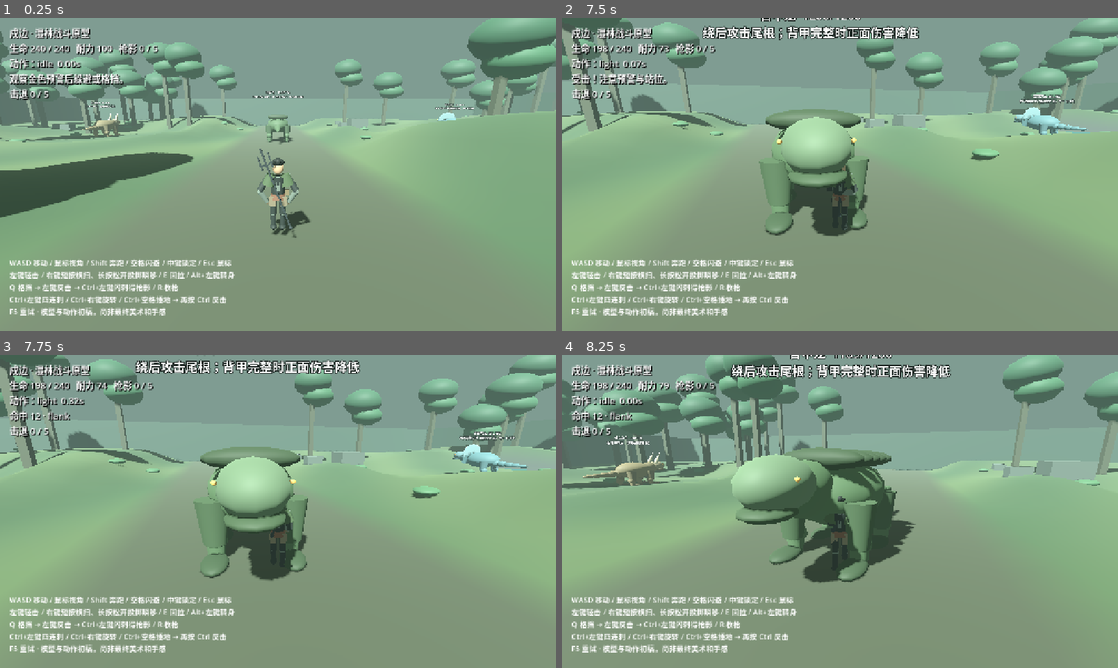
Above: before the commit, frames 1-4 (two rows, left to right).
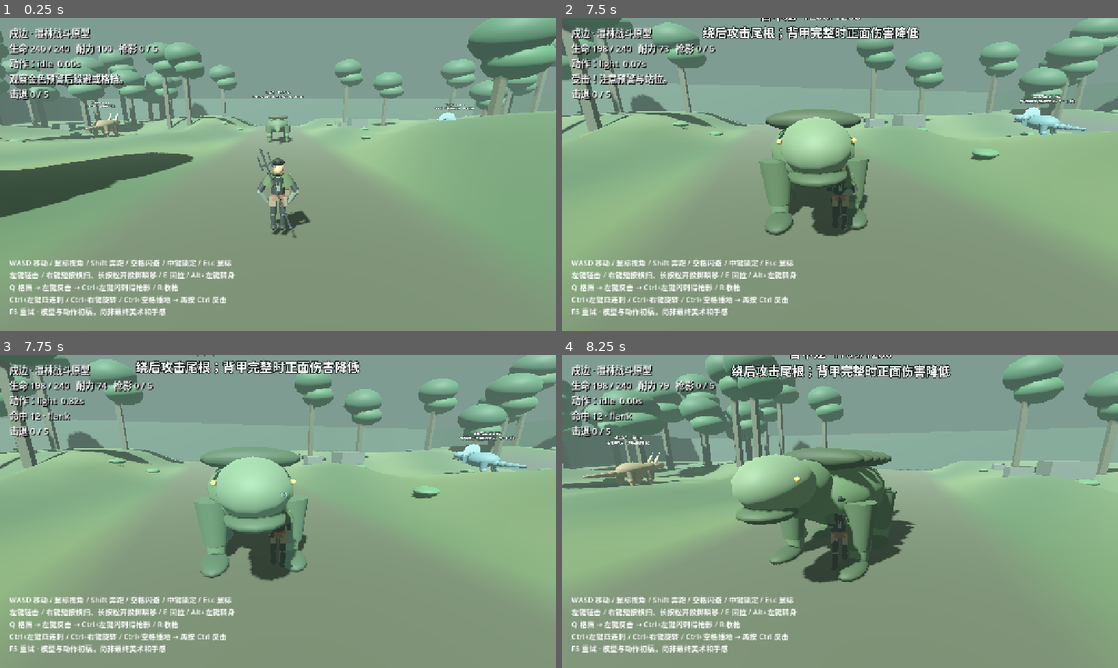
Above: after the commit, the same moments.

Repository: Rain-ziyu/huntbound
Game: Godot game, scene res://scenes/main/main.tscn
Same seed, same stepped clock (60 frames per second), same inputs: the game is played once before the commit and once after it.
Inputs (mouse positions are in pixels of both pictures, inside the frame that each line leads up to):
- Up to frame 1 (0.25 s): no input
- Up to frame 2 (7.5 s): tap Enter at 0.5 s; move the mouse to (834, 180) at 0.52 s; hold Shift (sprint) 0.53-1.28 s; hold W (move_forward) 0.53-2.78 s; click (834, 180) at 0.67 s; tap Space at 0.77, 1.52, 3.02, 3.77, 4.52, 6.02, 6.77 s; move the mouse to (878, 177) at 1.27 s; tap Q at 1.35, 5.1 s; move the mouse to (795, 171) at 2.02 s; tap E at 2.1, 5.85 s; move the mouse to (845, 174) at 2.77 s; hold A (move_left) 2.78-3.53 s; tap R at 2.85, 6.6 s; click (845, 174) at 2.92 s; move the mouse to (817, 168) at 3.52 s; hold W (move_forward) 3.53-5.78 s; tap Ctrl at 3.6, 7.35 s; move the mouse to (867, 174) at 4.27 s; tap Shift (sprint) at 4.35 s; move the mouse to (812, 174) at 5.02 s; click (812, 174) at 5.17 s; move the mouse to (851, 168) at 5.77 s; hold D (move_right) 5.78-6.53 s; move the mouse to (834, 180) at 6.52 s; hold W (move_forward) from 6.53 s (still down); move the mouse to (878, 177) at 7.27 s; click (878, 177) at 7.42 s
- Up to frame 3 (7.75 s): keep holding W (move_forward); tap Space at 7.52 s
- Up to frame 4 (8.25 s): keep holding W (move_forward); move the mouse to (795, 508) at 8.02 s; hold Shift (sprint) from 8.03 s (still down)

Frames 1-2 are identical in both runs. In frame 3, 0.9% of the frame differs, in the area x 2-98%, y 0-71%; in frame 4, nothing differs.

Commit message:
feat: add contact flashes damage numbers and impact feedback

Diff:
--- /dev/null
+++ b/scripts/hit_feedback.gd
@@ -0,0 +1,74 @@
+extends Node3D
+## Presentation only: never advances, pauses or changes combat/physics state.
+const Visuals = preload("res://scripts/visuals.gd")
+static var normal_sound: AudioStreamWAV
+static var weak_sound: AudioStreamWAV
+var damage := 0.0
+var weak := false
+var age := 0.0
+var lifetime := 0.55
+var rays: Array[MeshInstance3D] = []
+var flash_material: StandardMaterial3D
+var number: Label3D
+
+func _ready() -> void:
+	add_to_group("hit_feedback")
+	var color := Color("f4cd77") if weak else Color("a6e8de")
+	flash_material = Visuals.mat(color,true)
+	flash_material.shading_mode = BaseMaterial3D.SHADING_MODE_UNSHADED
+	flash_material.transparency = BaseMaterial3D.TRANSPARENCY_ALPHA
+	for index in 6:
+		var ray := Visuals.piece(self,Vector3.ZERO,Vector3(0.035,0.12,0.035),color)
+		ray.material_override = flash_material
+		ray.rotation.z = index*PI/3
+		rays.append(ray)
+	number = Label3D.new()
+	number.text = ("弱点 " if weak else "")+str(roundi(damage))
+	number.font_size = 52 if weak else 42
+	number.pixel_size = 0.005
+	number.modulate = color
+	number.billboard = BaseMaterial3D.BILLBOARD_ENABLED
+	number.no_depth_test = true
+	number.outline_size = 8
+	add_child(number)
+	var sound := AudioStreamPlayer3D.new()
+	if normal_sound==null: normal_sound = synthesize(false)
+	if weak_sound==null: weak_sound = synthesize(true)
+	sound.stream = weak_sound if weak else normal_sound
+	sound.volume_db = -13 if weak else -16
+	sound.max_distance = 24
+	add_child(sound)
+	if DisplayServer.get_name()!="headless": sound.play()
+	advance_visual(0)
+
+static func synthesize(is_weak: bool) -> AudioStreamWAV:
+	var stream := AudioStreamWAV.new()
+	stream.format = AudioStreamWAV.FORMAT_16_BITS
+	stream.mix_rate = 22050
+	var samples := PackedByteArray()
+	var duration := 0.14 if is_weak else 0.10
+	var frames := int(duration*stream.mix_rate)
+	samples.resize(frames*2)
+	for frame in frames:
+		var t := float(frame)/stream.mix_rate
+		var envelope := minf(t/0.002,1.0)*exp(-t*42)*(1-t/duration)
+		var tone := sin(TAU*(950 if is_weak else 180)*t)+0.35*sin(TAU*2317*t)*sin(TAU*317*t)
+		samples.encode_s16(frame*2,int(clampf(tone*envelope*0.50,-1,1)*32767))
+	stream.data = samples
+	return stream
+
+func _process(delta: float) -> void: advance_visual(delta)
+
+func advance_visual(delta: float) -> void:
+	age += delta
+	if age>=lifetime:
+		queue_free()
+		return
+	var alpha := maxf(0,1-age/0.18)
+	flash_material.albedo_color.a = alpha
+	for index in rays.size():
+		var angle := index*TAU/6
+		rays[index].position = Vector3(sin(angle),cos(angle),0)*(0.04+age*1.2)
+		rays[index].visible = alpha>0
+	number.position.y = 0.16+age*0.8
+	number.modulate.a = clampf((lifetime-age)/0.20,0,1)
--- a/scripts/monster.gd
+++ b/scripts/monster.gd
@@ -21,6 +21,9 @@
 var attack_done := false
 var disrupted := 0.0
 var exposed := 0.0
+var impact_time := 0.0
+var impact_material: StandardMaterial3D
+var impact_meshes: Array[MeshInstance3D] = []
 
 func _ready() -> void:
 	collision_mask = 3
@@ -33,6 +36,10 @@
 	collider.position.y = shape.height/2
 	add_child(collider)
 	mesh = CreatureModel.create(self,data)
+	impact_material = Visuals.mat(Color.WHITE,true)
+	impact_material.shading_mode = BaseMaterial3D.SHADING_MODE_UNSHADED
+	impact_material.transparency = BaseMaterial3D.TRANSPARENCY_ALPHA
+	for part in mesh.find_children("*","MeshInstance3D",true,false): impact_meshes.append(part)
 	var s: float = data.size
 	var marker_pos := Vector3(0,s*0.58,s*0.48)
 	if data.id=="stormcrest": marker_pos = Vector3(0,s*1.12,s*0.15)
@@ -49,6 +56,19 @@
 	label.billboard = BaseMaterial3D.BILLBOARD_ENABLED
 	add_child(label)
 	add_to_group("monsters")
+
+func show_impact(weak: bool) -> void:
+	impact_time = 0.12
+	impact_material.albedo_color = Color(1.0,0.77,0.30,0.32) if weak else Color(0.58,0.95,0.88,0.24)
+	impact_material.emission = impact_material.albedo_color
+	for part in impact_meshes: part.material_overlay = impact_material
+
+func _process(delta: float) -> void:
+	if impact_time<=0: return
+	impact_time = maxf(0,impact_time-delta)
+	impact_material.albedo_color.a = minf(impact_material.albedo_color.a,impact_time*2.7)
+	if impact_time==0:
+		for part in impact_meshes: part.material_overlay = null
 
 func _physics_process(delta: float) -> void:
 	if health <= 0:
@@ -183,6 +203,7 @@
 			var plate := mesh.get_node_or_null("ArmorPlate"+str(i)) as MeshInstance3D
 			if plate: plate.visible = false
 	health = maxf(0,health-amount*factor)
+	show_impact(weak)
 	if weak and data.id == "mistfrill" and phase == "windup": stagger = 1.8
 	if weak and data.id == "stormcrest" and phase == "windup":
 		disrupted += amount
--- a/scripts/player.gd
+++ b/scripts/player.gd
@@ -4,6 +4,7 @@
 const Projectile = preload("res://scripts/trident_projectile.gd")
 const HunterModel = preload("res://scripts/hunter_model.gd")
 const Parts = preload("res://scripts/monster_parts.gd")
+const HitFeedback = preload("res://scripts/hit_feedback.gd")
 var combat = Combat.new()
 var rig: Dictionary
 var mount: Node3D
@@ -19,6 +20,9 @@
 var pose_from := Transform3D.IDENTITY
 var pose_blend := 1.0
 var strike_windows: Array[Dictionary] = []
+var camera: Camera3D
+var shake_time := 0.0
+var shake_strength := 0.0
 
 func _ready() -> void:
 	var keys := {"move_forward":KEY_W,"move_back":KEY_S,"move_left":KEY_A,"move_right":KEY_D,"sprint":KEY_SHIFT}
@@ -45,7 +49,7 @@
 	arm.collision_mask = 3
 	arm.add_excluded_object(get_rid())
 	mount.add_child(arm)
-	var camera := Camera3D.new()
+	camera = Camera3D.new()
 	camera.fov = 68
 	camera.current = true
 	arm.add_child(camera)
@@ -184,6 +188,28 @@
 	var result: String = combat.receive_damage(amount,blockable,direction.dot(-rig.root.global_basis.z)>0.15,interrupt)
 	message = {"counter":"反击成功！旋转踢击，不消耗枪影。","guarded":"格挡成功：左键反击，再 Ctrl+左键闪刺。","immune":"免伤","armored":"霸体承伤：动作继续","hurt":"受击！注意预警与站位。"}.get(result,result)
 	if result=="ongoing": message = "毒雾持续伤害：离开绿色区域！"
+	if result in ["hurt","armored"]: trigger_camera_impact(0.04)
+	elif result in ["guarded","counter"]: trigger_camera_impact(0.02)
+
+func trigger_camera_impact(strength: float) -> void:
+	shake_time = 0.16
+	shake_strength = maxf(shake_strength,strength)
+
+func _process(delta: float) -> void:
+	shake_time = maxf(0,shake_time-delta)
+	var envelope := shake_time/0.16
+	camera.h_offset = sin(shake_time*170)*shake_strength*envelope
+	camera.v_offset = cos(shake_time*145)*shake_strength*envelope*0.65
+	if shake_time==0: shake_strength = 0
+
+func show_hit_feedback(point: Vector3, result: Dictionary) -> void:
+	if not result.get("hit",false): return
+	var effect := HitFeedback.new()
+	effect.damage = result.damage
+	effect.weak = result.weak
+	get_parent().add_child(effect)
+	effect.global_position = point
+	trigger_camera_impact(0.028 if result.weak else 0.014)
 
 func on_strike(_beat: int) -> void:
 	var action: String = combat.action
@@ -238,6 +264,7 @@
 			var result: Dictionary = m.receive_strike(combat.damage(),global_position,window.action,contact.part)
 			if result.hit:
 				combat.confirm_hit()
+				show_hit_feedback(contact.point,result)
 				message = ("弱点！ " if result.weak else "命中 ")+str(roundi(result.damage))+" · "+str(result.part)
 		window.previous = points
 
--- a/scripts/trident_projectile.gd
+++ b/scripts/trident_projectile.gd
@@ -25,7 +25,8 @@
 		global_position = hit.position
 		if hit.collider.has_method("receive_strike"):
 			var part: String = preload("res://scripts/monster_parts.gd").at_point(hit.collider,hit.position)
-			hit.collider.receive_strike(amount,shooter.global_position,"throw",part)
+			var result: Dictionary = hit.collider.receive_strike(amount,shooter.global_position,"throw",part)
+			shooter.show_hit_feedback(hit.position,result)
 		finish()
 		return
 	global_position = end
--- /dev/null
+++ b/tests/test_hit_feedback.gd
@@ -0,0 +1,73 @@
+extends SceneTree
+const Feedback = preload("res://scripts/hit_feedback.gd")
+var checks := 0
+var failures := 0
+func check(ok: bool, label: String) -> void:
+	checks += 1
+	if not ok:
+		failures += 1
+		printerr("FAIL: ",label)
+func _initialize() -> void: call_deferred("run")
+func run() -> void:
+	var world = load("res://scenes/main/main.tscn").instantiate()
+	root.add_child(world)
+	await physics_frame
+	await physics_frame
+	var p = world.hunter
+	p.set_physics_process(false)
+	p.set_process(false)
+	var monsters := get_nodes_in_group("monsters")
+	for creature in monsters:
+		creature.set_physics_process(false)
+		creature.set_process(false)
+	var m = monsters[0]
+	p.global_position = Vector3.ZERO
+	p.rig.root.rotation.y = 0
+	m.global_position = Vector3(0,0,-2)
+	m.rotation.y = PI/2
+	p.combat.set_action("light")
+	p.combat.elapsed = 0.25
+	p.animate(0,0)
+	p.on_strike(0)
+	p.update_weapon_contacts()
+	var effects := get_nodes_in_group("hit_feedback")
+	check(effects.size()==1,"actual contact spawns exactly one feedback effect")
+	if effects.is_empty(): quit(1); return
+	var effect = effects[0]
+	effect.set_process(false)
+	check(not effect.weak and effect.number.text==str(roundi(effect.damage)),"ordinary contact has ordinary damage number")
+	check(m.impact_meshes[0].material_overlay!=null,"contact highlights monster without replacing base material")
+	var elapsed: float = p.combat.elapsed
+	var hp: float = p.combat.health
+	var monster_hp: float = m.health
+	var phase: String = m.phase
+	effect.advance_visual(0.1)
+	p._process(0.08)
+	m._process(0.08)
+	check(p.combat.elapsed==elapsed and p.combat.health==hp and m.health==monster_hp and m.phase==phase,"visual advancement does not alter combat clock health or phase")
+	check(absf(p.camera.h_offset)<=0.04 and absf(p.camera.v_offset)<=0.04,"camera impact stays within small optical offset")
+	p._process(0.3)
+	check(is_zero_approx(p.camera.h_offset) and is_zero_approx(p.camera.v_offset),"camera returns to neutral")
+	m._process(0.3)
+	check(m.impact_meshes[0].material_overlay==null,"monster flash overlay clears")
+	p.update_weapon_contacts()
+	check(get_nodes_in_group("hit_feedback").size()==1,"same beat does not repeat feedback")
+	effect.advance_visual(0.6)
+	await process_frame
+	check(not is_instance_valid(effect),"short-lived effect cleans up after expiry")
+	m.stagger = 0
+	m.receive_strike(10,p.global_position,"fourfold","body")
+	check(m.stagger==0,"feedback does not give fourfold mechanical stagger")
+	var weak: Dictionary = m.receive_strike(10,p.global_position,"light","tail")
+	p.show_hit_feedback(Vector3(0,2,-2),weak)
+	var gold = get_nodes_in_group("hit_feedback")[0]
+	check(gold.weak and gold.number.text.begins_with("弱点"),"weak point contact is explicitly identified")
+	check(gold.global_position==Vector3(0,2,-2),"feedback is placed at contact")
+	var normal_audio := Feedback.synthesize(false)
+	var weak_audio := Feedback.synthesize(true)
+	check(normal_audio.data.size()>4000 and weak_audio.data.size()>normal_audio.data.size(),"two nonempty PCM sounds are generated")
+	check(normal_audio.data.decode_s16(0)==0 and abs(normal_audio.data.decode_s16(normal_audio.data.size()-2))<4,"sound envelope starts and ends quietly")
+	print("HIT_FEEDBACK_CHECKS: ",checks," FAILURES: ",failures)
+	world.queue_free()
+	await process_frame
+	quit(1 if failures else 0)
--- a/tests/test_projectile.gd
+++ b/tests/test_projectile.gd
@@ -32,6 +32,7 @@
 		if shot.finished: break
 		shot._physics_process(0.025)
 	check(shot.finished and m.health<hp,"flight ray collides and damages creature")
+	check(get_nodes_in_group("hit_feedback").size()==1,"projectile contact produces one feedback effect")
 	if p.global_position.z >= -10: print("LANDING_DIAGNOSTIC: ",p.message," at ",p.global_position)
 	check(p.global_position.z < -10 and p.global_position.z > -16,"arrival stops before monster capsule")
 	await process_frame
--- /dev/null
+++ b/tools/capture_hit_feedback.gd
@@ -0,0 +1,49 @@
+extends SceneTree
+func _initialize() -> void: call_deferred("run")
+func run() -> void:
+	var world = load("res://scenes/main/main.tscn").instantiate()
+	root.add_child(world)
+	await physics_frame
+	await physics_frame
+	var p = world.hunter
+	p.set_physics_process(false)
+	p.set_process(false)
+	for m in get_nodes_in_group("monsters"): m.set_physics_process(false)
+	for child in world.get_children():
+		if child is CanvasLayer: child.hide()
+	var monster = get_nodes_in_group("monsters")[0]
+	p.global_position = Vector3(0,0.05,8)
+	p.rig.root.rotation.y = 0
+	monster.global_position = Vector3(0,0.05,6)
+	monster.rotation.y = PI/2
+	monster.label.hide()
+	var camera := Camera3D.new()
+	world.add_child(camera)
+	camera.position = Vector3(7,4,11)
+	camera.look_at(Vector3(0,1.4,6.8))
+	camera.fov = 43
+	camera.current = true
+	p.combat.set_action("light")
+	p.combat.elapsed = 0.25
+	p.animate(0,0)
+	p.on_strike(0)
+	p.update_weapon_contacts()
+	var effects := get_nodes_in_group("hit_feedback")
+	if effects.is_empty():
+		printerr("CAPTURE_FAILED: expected actual contact")
+		quit(1)
+		return
+	for effect in effects:
+		effect.set_process(false)
+		effect.advance_visual(0.04)
+	monster.set_process(false)
+	monster._process(0.02)
+	await process_frame
+	await RenderingServer.frame_post_draw
+	var result := root.get_texture().get_image().save_png(ProjectSettings.globalize_path("res://../Shubian-hit-feedback.png"))
+	print("HIT_FEEDBACK_CAPTURE: ",result)
+	# Let the short sound finish and remove the scene before exiting.
+	await create_timer(0.7).timeout
+	world.queue_free()
+	await process_frame
+	quit(0 if result==OK else 1)
Not shown, changed: docs/combat-implementation-status.md
